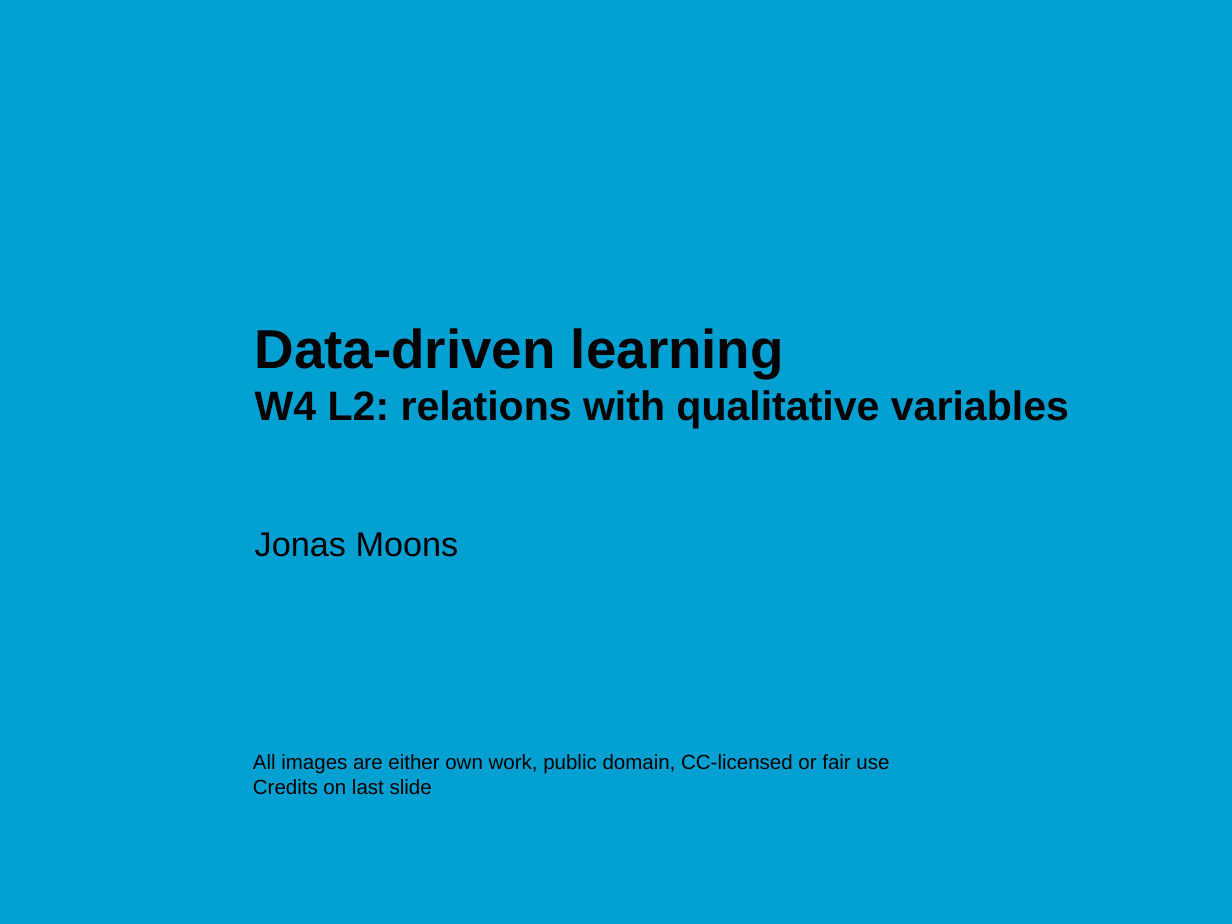
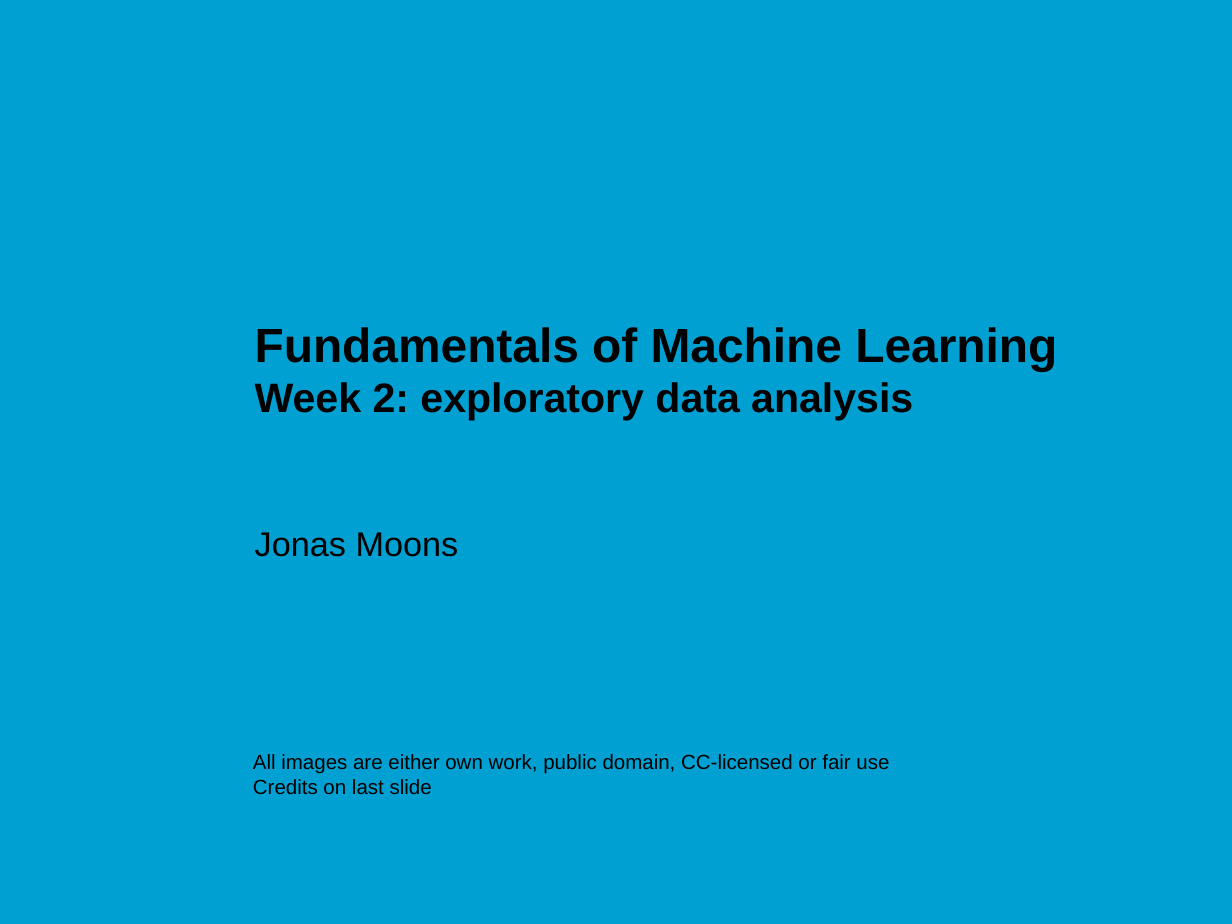
Before and after one commit to jonasmoons/data-driven-learning, a slide deck: slide 1 of slides/Week 2.pptx. Drawn at 1232x924 pixels with LibreOffice and Linux fonts; fonts in the diff are those of the drawing; background and template pictures are left out. Boxes give left, top, right and bottom in pixels: in the first picture for what was removed or moved away, otherwise in the second. Text is boxed around its words. In the diff, an @@ line names an element or a change of style, - is before the commit and + after.

```diff
--- a/slides/Week 2.pptx
+++ b/slides/Week 2.pptx
@@ title at box(255, 327, 1057, 421): text changed; size 24 to 28 pt @@
-Data-driven learning
-W4 L2: relations with qualitative variables
+Fundamentals of Machine Learning
+Week 2: exploratory data analysis
```
Also in this commit, not shown: 4 other slides changed, 10 slides added, 12 slides removed, 55 other files.
